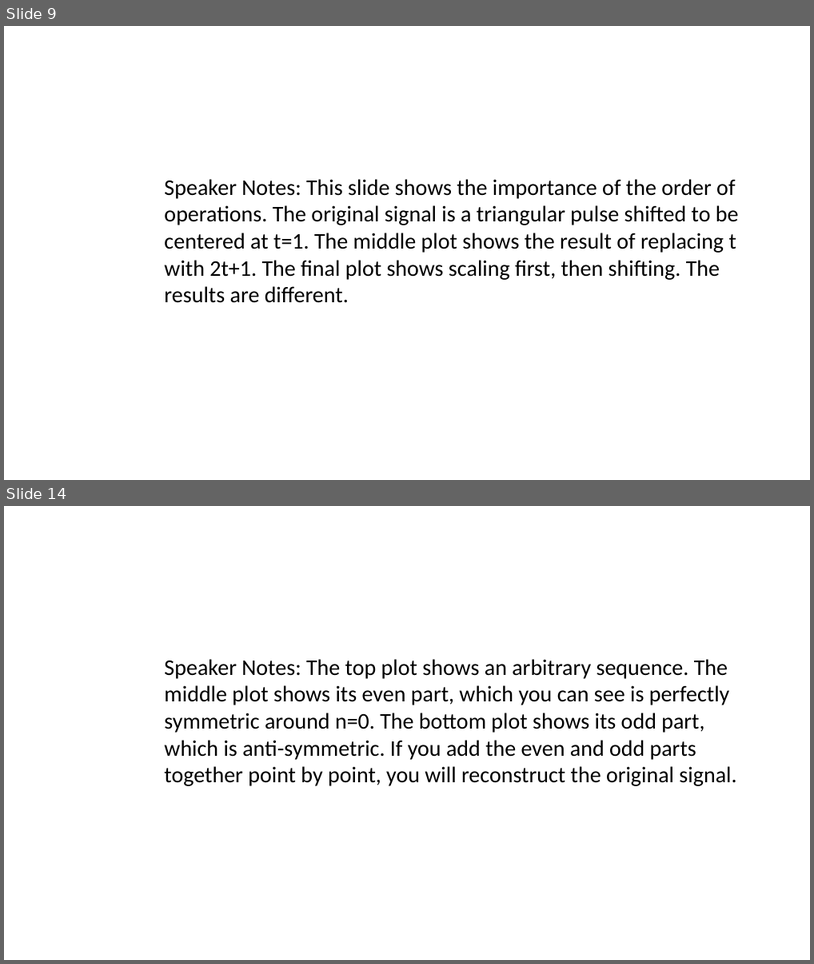
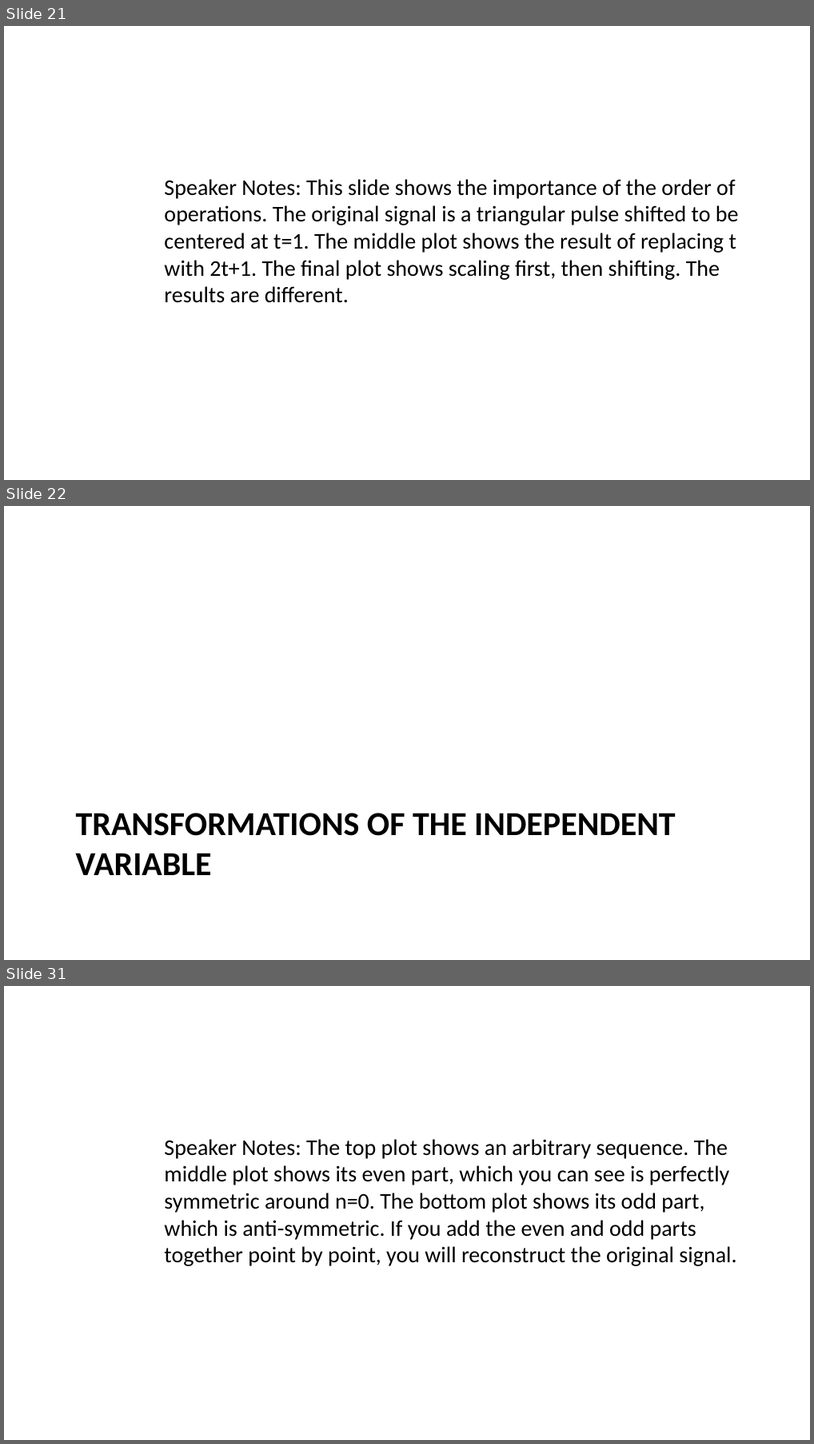
Before and after one commit to spakcjl/IntroductionToMedicalPhysics, a slide deck: presentation.pptx. Shown one above the other, each under a label of ours: slides 9 and 14 before the commit, slides 21, 22 and 31 after it; the slides between them are not shown. The pictures are 814x964 and 814x1444 pixels, drawn with LibreOffice and Linux fonts; fonts in the diff are those of the drawing. Boxes give left, top, right and bottom in pixels: in the first picture for what was removed or moved away, otherwise in the second. Text is boxed around its words. In the diff, an @@ line names an element or a change of style, - is before the commit and + after.

```diff
--- a/presentation.pptx
+++ b/presentation.pptx
@@ slide 22 added at [4,506,810,960], background #FFFFFF @@
@@ title added at [76,812,675,875], 30 pt, text #000000, bold @@
+TRANSFORMATIONS OF THE INDEPENDENT VARIABLE
@@ what was slide 9 is now slide 21 @@
@@ what was slide 14 is now slide 31 @@
```
Also in this commit, not shown: 9 slides changed, 60 other slides added, 16 slides removed, 1 other file.
